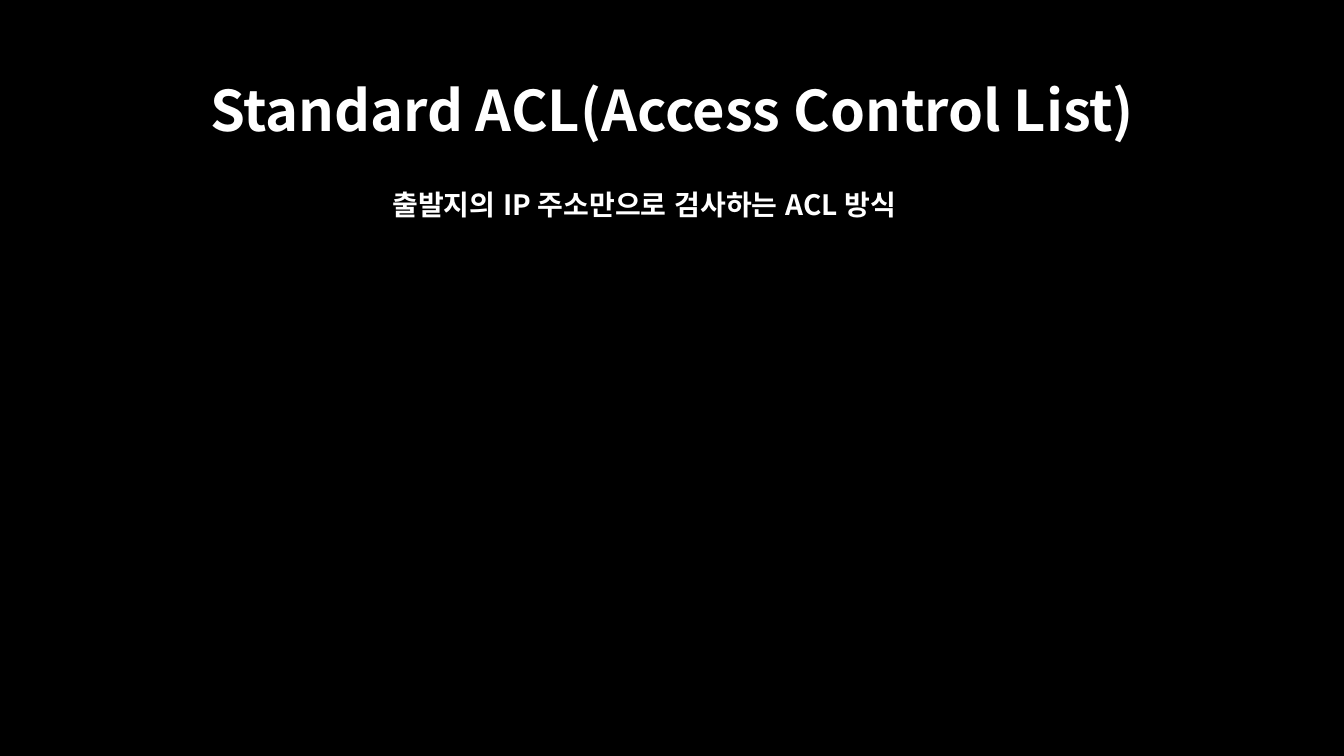
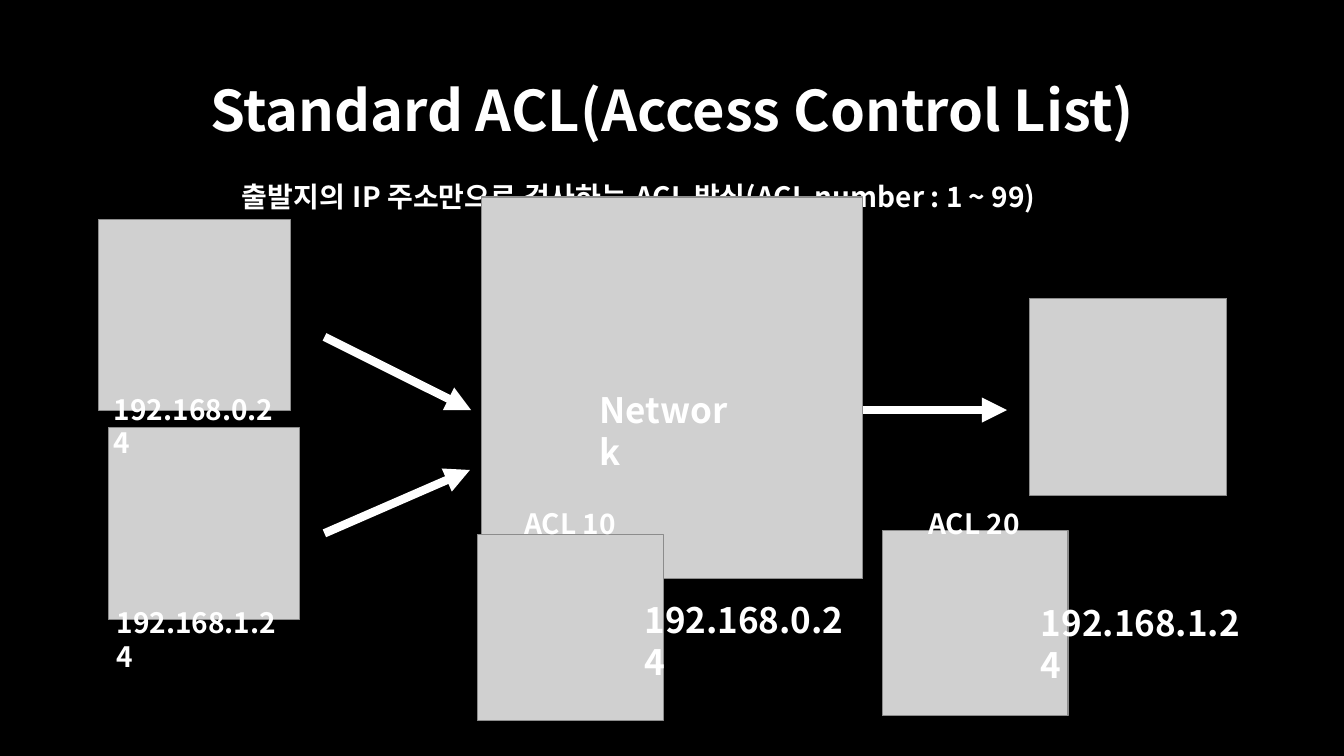
Before and after one commit to oceanwater1234/Network, a slide deck: slide 3 of 10. ACL & NAT/Packet Tracer - ACL , NAT.pptx. Drawn at 1344x756 pixels with LibreOffice and Linux fonts; fonts in the diff are those of the drawing; grey boxes stand for pictures. Boxes give left, top, right and bottom in pixels: in the first picture for what was removed or moved away, otherwise in the second. Text is boxed around its words. In the diff, an @@ line names an element or a change of style, - is before the commit and + after.

```diff
--- a/10. ACL & NAT/Packet Tracer - ACL , NAT.pptx
+++ b/10. ACL & NAT/Packet Tracer - ACL , NAT.pptx
@@ text at box(242, 179, 1036, 215): text changed @@
-출발지의 IP 주소만으로 검사하는 ACL 방식
+출발지의 IP 주소만으로 검사하는 ACL 방식(ACL number : 1 ~ 99)
@@ picture added at box(481, 197, 863, 579) @@
@@ picture added at box(99, 220, 290, 411) @@
@@ picture added at box(1030, 298, 1228, 496) @@
@@ arrow added from (325, 337) to (471, 410), #FFFFFF 6 pt @@
@@ text added at box(590, 384, 754, 437), 25 pt, text #FFFFFF, bold @@
+Network
@@ text added at box(114, 399, 274, 428), 20 pt, text #FFFFFF, bold @@
+192.168.0.24
@@ arrow added from (863, 410) to (1007, 410), #FFFFFF 6 pt @@
@@ picture added at box(109, 429, 300, 620) @@
@@ arrow added from (325, 533) to (470, 470), #FFFFFF 6 pt @@
@@ text added at box(928, 506, 1020, 542), 20 pt, text #FFFFFF, bold @@
+ACL 20
@@ picture added at box(478, 535, 663, 721) @@
@@ text added at box(524, 513, 616, 535), 20 pt, text #FFFFFF, bold @@
+ACL 10
@@ picture added at box(882, 530, 1068, 716) @@
@@ text added at box(645, 597, 844, 642), 25 pt, text #FFFFFF, bold @@
+192.168.0.24
@@ text added at box(117, 612, 277, 641), 20 pt, text #FFFFFF, bold @@
+192.168.1.24
@@ text added at box(1041, 601, 1240, 646), 25 pt, text #FFFFFF, bold @@
+192.168.1.24
```
Also in this commit, not shown: 5 other slides changed, 5 slides added, 2 slides removed, 4 other files.
